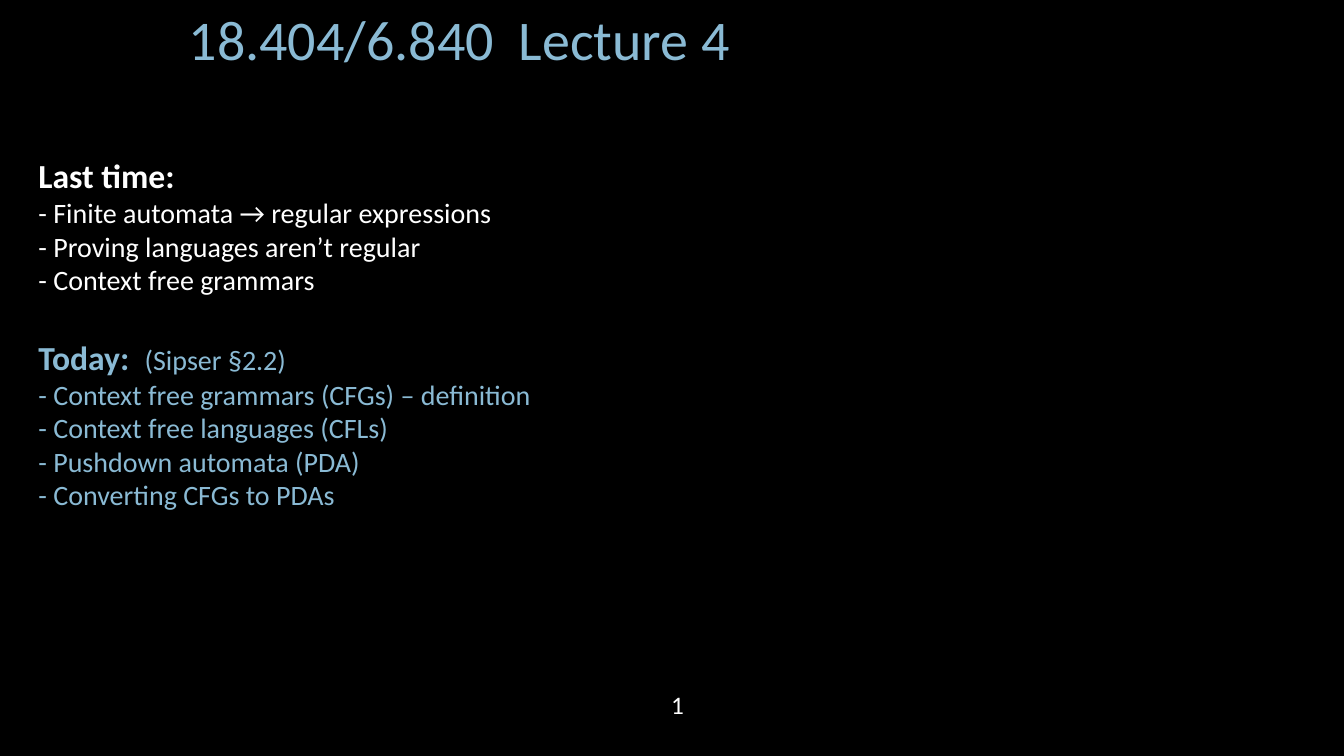
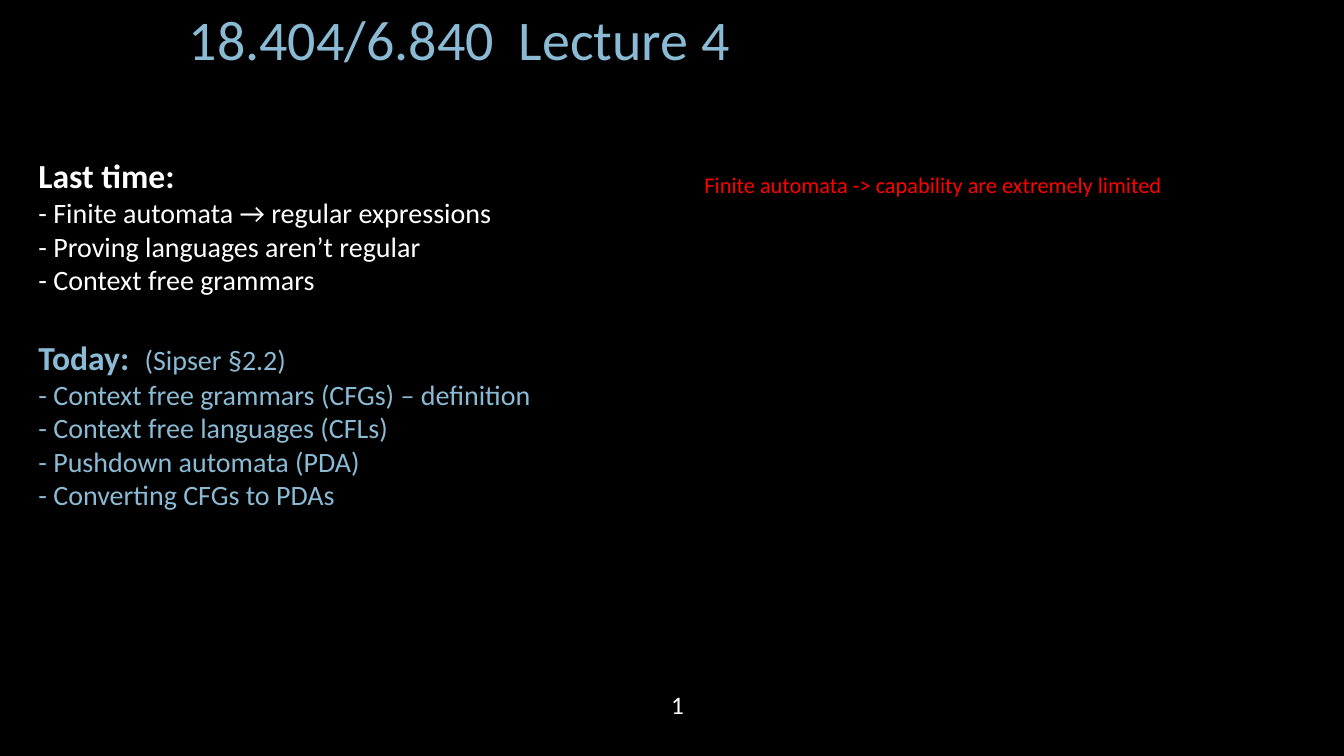
Before and after one commit to Angold-4/AngoCS, a slide deck: slide 1 of MIT 6.840/lectures/lecture04/MIT18_404f20_lec4.pptx. Drawn at 1344x756 pixels with LibreOffice and Linux fonts; fonts in the diff are those of the drawing. Boxes give left, top, right and bottom in pixels: in the first picture for what was removed or moved away, otherwise in the second. Text is boxed around its words. In the diff, an @@ line names an element or a change of style, - is before the commit and + after.

```diff
--- a/MIT 6.840/lectures/lecture04/MIT18_404f20_lec4.pptx
+++ b/MIT 6.840/lectures/lecture04/MIT18_404f20_lec4.pptx
@@ text added at (704, 177, 1161, 197), 16 pt, text #FF0000 @@
+Finite automata -> capability are extremely limited
```
Also in this commit, not shown: 8 other slides changed, 1 slide added, 12 other files.
